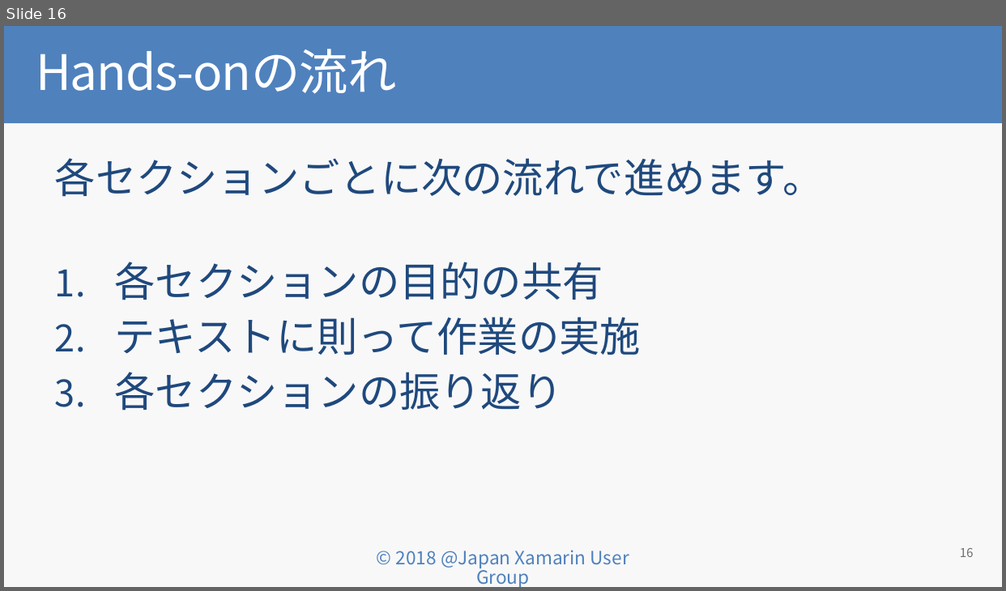
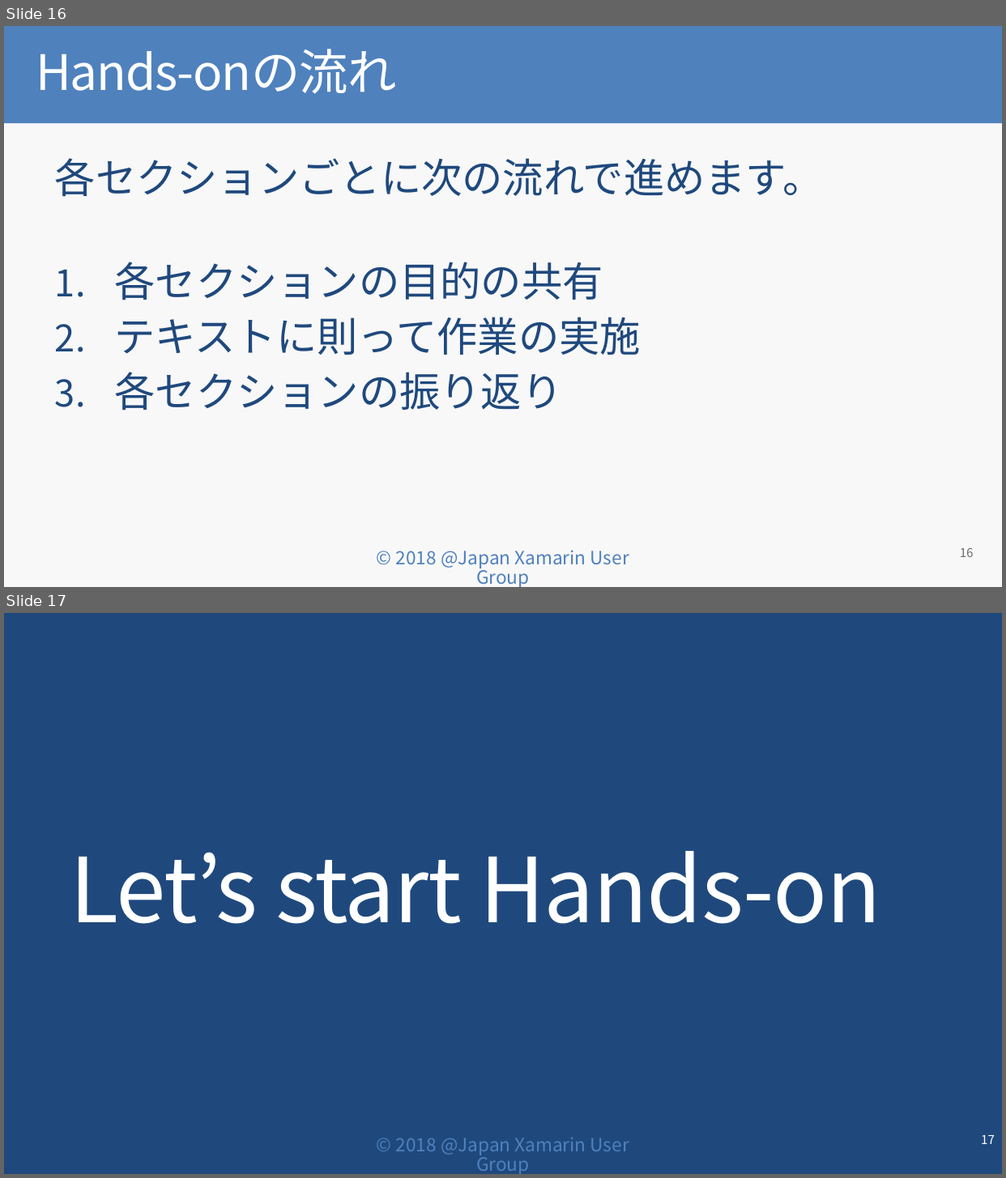
Before and after one commit to jxug/PrismHandsOn, a slide deck: Prism for Xamarin.Forms入門 Hands-on.pptx. Shown one above the other, each under a label of ours: slide 16 before the commit, slides 16 and 17 after it. The pictures are 1006x591 and 1006x1178 pixels, drawn with LibreOffice and Linux fonts; fonts in the diff are those of the drawing; background and template pictures are left out. Boxes give left, top, right and bottom in pixels: in the first picture for what was removed or moved away, otherwise in the second. Text is boxed around its words. In the diff, an @@ line names an element or a change of style, - is before the commit and + after.

```diff
--- a/Prism for Xamarin.Forms入門 Hands-on.pptx
+++ b/Prism for Xamarin.Forms入門 Hands-on.pptx
@@ slide 17 added at [4, 613, 1002, 1174], background #1F497D; not listed: 1 template element that a slide beside it also shows @@
@@ title added at [70, 851, 881, 924], 88 pt, text #FFFFFF @@
+Let’s start Hands-on
@@ page number added at [981, 1135, 995, 1144], 12 pt, text #FFFFFF @@
+17
```
Also in this commit, not shown: 51 slides removed.
